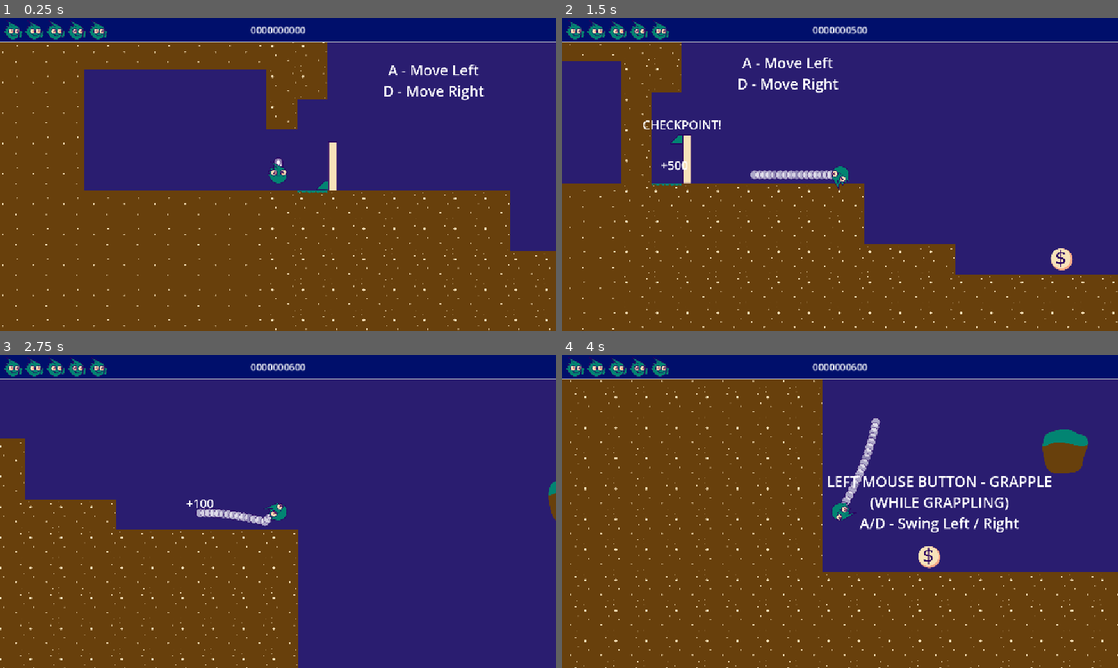
Above: before the commit, frames 1-4 (two rows, left to right).
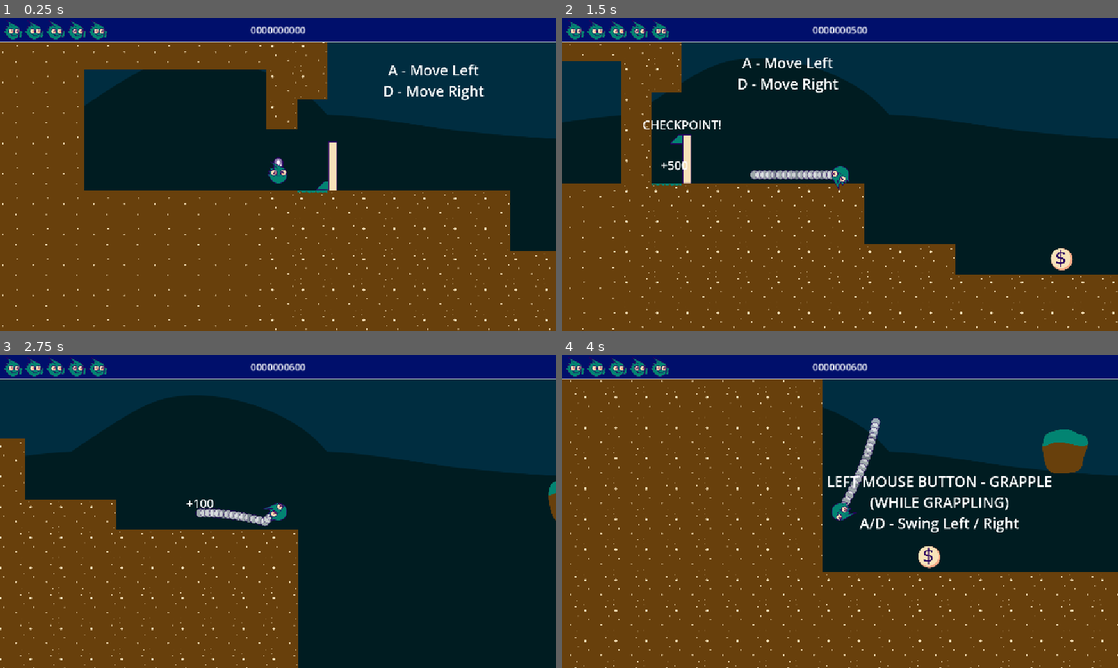
Above: after the commit, the same moments.

Repository: mathew-tran/littleguyjam
Game: Godot game, scene res://Scenes/Main.tscn
Two runs of this game, one before a commit and one after it. Both use one fixed random seed, a clock stepped at 60 frames per second and the inputs below. Sound files missing from this copy of the repository are replaced by a short silence.
Inputs (mouse positions are in pixels of both pictures, inside the frame that each line leads up to):
- Up to frame 1 (0.25 s): no input
- Up to frame 2 (1.5 s): move the mouse to (962, 158) at 0.52 s; press the mouse at (962, 158) at 0.53 s; hold D (MoveRight) 0.53-1.28 s; move the mouse to (728, 190) at 1.27 s; release the mouse at (728, 190) at 1.28 s; hold S (Down) from 1.28 s (still down); tap Space (Pop) at 1.35 s
- Up to frame 3 (2.75 s): move the mouse to (333, 442) at 2.02 s; release S (Down) at 2.03 s; hold D (MoveRight) from 2.03 s (still down); right-click (333, 442) at 2.1 s
- Up to frame 4 (4 s): move the mouse to (812, 574) at 2.77 s; release D (MoveRight) at 2.78 s; hold W (Up) 2.78-3.53 s; click (812, 574) at 2.85 s; move the mouse to (1006, 558) at 3.52 s; hold A (MoveLeft) from 3.53 s (still down); tap Space (Pop) at 3.6 s

The runs differ from the first frame. In frame 1, 35% of the frame differs, in the area x 15-100%, y 7-75%; in frame 2, 51%; in frame 3, 65%, in the area x 0-100%, y 7-100%; in frame 4, 30%.

Commit message:
make game easier

Diff:
--- a/Scenes/Levels/Level4.5.tscn
+++ b/Scenes/Levels/Level4.5.tscn
@@ -7,7 +7,7 @@
 [node name="Node2D" instance=ExtResource("1_haf0s")]
 
 [node name="TileMapLayer" parent="." index="0"]
-tile_map_data = PackedByteArray("AAABAAMAAAAAAAAAAAACAAMAAAA …(30751 unchanged characters)… AAAAAAAACaAO3/BQAAAAAAAACkAO3/BQAAAAAAAAA=")
+tile_map_data = PackedByteArray("AAABAAMAAAAAAAAAAAACAAMAAAA …(30751 unchanged characters)… AAAAAAAACaAO3/BQAAAAAAAACkAO3/BQAAAAAAAABhAPX/BQAAAAAAAAAOAP//BQAAAAAAAAAYAP7/BQAAAAAAAACQAPH/BQAAAAAAAABuAPb/BQAAAAAAAABIAPn/BQAAAAAAAAA0APn/BQAAAAAAAAAgAPz/BQAAAAAAAAA=")
 
 [node name="SpikeTileMap" parent="." index="1"]
 tile_map_data = PackedByteArray("AAAHAAIAAAAAAAAAAAAIAAIAAAAAAAAAAAAJAAIAAAAAAAAAAAAKAAIAAAAAAAAAAAASAAIAAAAAAAAAAAATAA …(624 unchanged characters)…
@@ -100,10 +100,10 @@
 position = Vector2(19805, -2628)
 
 [node name="FallingSpike29" parent="." index="34" instance=ExtResource("2_hfyyq")]
-position = Vector2(19341, -2661)
+position = Vector2(19316, -2665)
 
 [node name="FallingSpike30" parent="." index="35" instance=ExtResource("2_hfyyq")]
-position = Vector2(21112, -2644)
+position = Vector2(21125, -2665)
 
 [node name="FallingSpike31" parent="." index="36" instance=ExtResource("2_hfyyq")]
 position = Vector2(22115, -2652)
@@ -119,3 +119,6 @@
 
 [node name="Flag2" parent="." index="40" instance=ExtResource("4_nf33v")]
 position = Vector2(12109, -958)
+
+[node name="Flag3" parent="." index="41" instance=ExtResource("4_nf33v")]
+position = Vector2(19033, -1464)
--- a/Scenes/Levels/LevelBase.tscn
+++ b/Scenes/Levels/LevelBase.tscn
@@ -12,6 +12,8 @@
 [ext_resource type="Texture2D" uid="uid://7ft08iyg8e53" path="res://Art/Environment/platformbig.png" id="7_b072a"]
 [ext_resource type="Texture2D" uid="uid://dejt7hariylnc" path="res://Art/Environment/Coin.png" id="9_y3oa2"]
 [ext_resource type="PackedScene" uid="uid://6vyriwpgqtio" path="res://Prefab/CheckpointFlag.tscn" id="11_sdx3d"]
+
+[sub_resource type="ShaderMaterial" id="ShaderMaterial_28jcb"]
 
 [sub_resource type="PhysicsMaterial" id="PhysicsMaterial_63row"]
 
@@ -107,6 +109,7 @@
 sources/0 = SubResource("TileSetAtlasSource_sdx3d")
 
 [node name="Node2D" type="Node2D"]
+material = SubResource("ShaderMaterial_28jcb")
 script = ExtResource("1_7t6so")
 
 [node name="TileMapLayer" type="TileMapLayer" parent="." groups=["Tiles"]]
--- a/Scenes/Main.tscn
+++ b/Scenes/Main.tscn
@@ -8,6 +8,7 @@
 [ext_resource type="PackedScene" uid="uid://2xw7qtin2htg" path="res://Prefab/UI/LifeContainer.tscn" id="6_v1gob"]
 [ext_resource type="PackedScene" uid="uid://claqsl8b1khh4" path="res://Prefab/UI/GameOverPanel.tscn" id="7_jw32o"]
 [ext_resource type="PackedScene" uid="uid://dmwlu23w3xidi" path="res://Prefab/BallHolder.tscn" id="8_50glp"]
+[ext_resource type="Texture2D" uid="uid://c0wph134f8mbu" path="res://Art/Background/BG1.png" id="9_vy5pj"]
 
 [sub_resource type="StyleBoxFlat" id="StyleBoxFlat_v1gob"]
 bg_color = Color(0, 0.0590422, 0.419898, 1)
@@ -20,6 +21,7 @@
 script = ExtResource("1_kln2b")
 
 [node name="Node2D" parent="LevelSpawner" instance=ExtResource("1_idj7w")]
+material = null
 position = Vector2(374, -126)
 
 [node name="BallHolder" parent="." instance=ExtResource("8_50glp")]
@@ -58,3 +60,15 @@
 
 [node name="GameOverPanel" parent="CanvasLayer" instance=ExtResource("7_jw32o")]
 visible = false
+
+[node name="ParallaxBackground" type="ParallaxBackground" parent="."]
+
+[node name="ParallaxLayer" type="Parallax2D" parent="ParallaxBackground"]
+repeat_size = Vector2(1920, 0)
+repeat_times = 20
+follow_viewport = false
+ignore_camera_scroll = true
+
+[node name="Sprite2D" type="Sprite2D" parent="ParallaxBackground/ParallaxLayer"]
+position = Vector2(419, 154)
+texture = ExtResource("9_vy5pj")
--- a/Scripts/Player.gd
+++ b/Scripts/Player.gd
@@ -5,7 +5,7 @@
 var Eyes = []
 
 var MoveSpeed = 800
-var MaxLength = 500
+var MaxLength = 520
 @onready var TongueEndClass = preload("res://Prefab/TongueEnd.tscn")
 @onready var BulletClass = preload("res://Prefab/FlyBullet.tscn")
 var TongueEndRef = null
Binary file added: Art/Background/BG1.png
Not shown, added: Art/Background/BG1.png.import
Not shown: 1 places in Scenes/Levels/LevelBase.tscn that only renumber resources
Not shown: 1 places in Scenes/Main.tscn that only renumber resources
